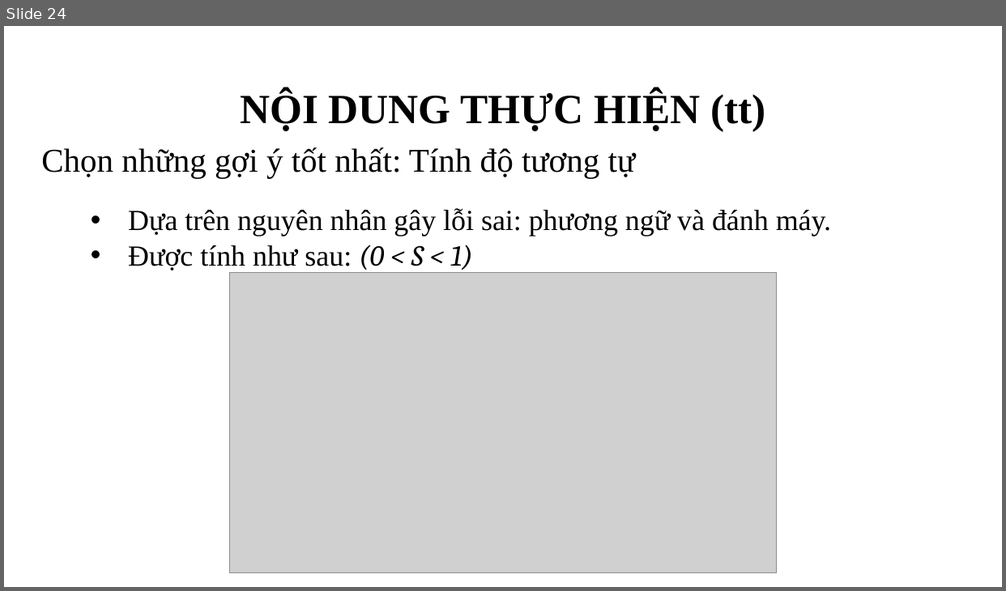
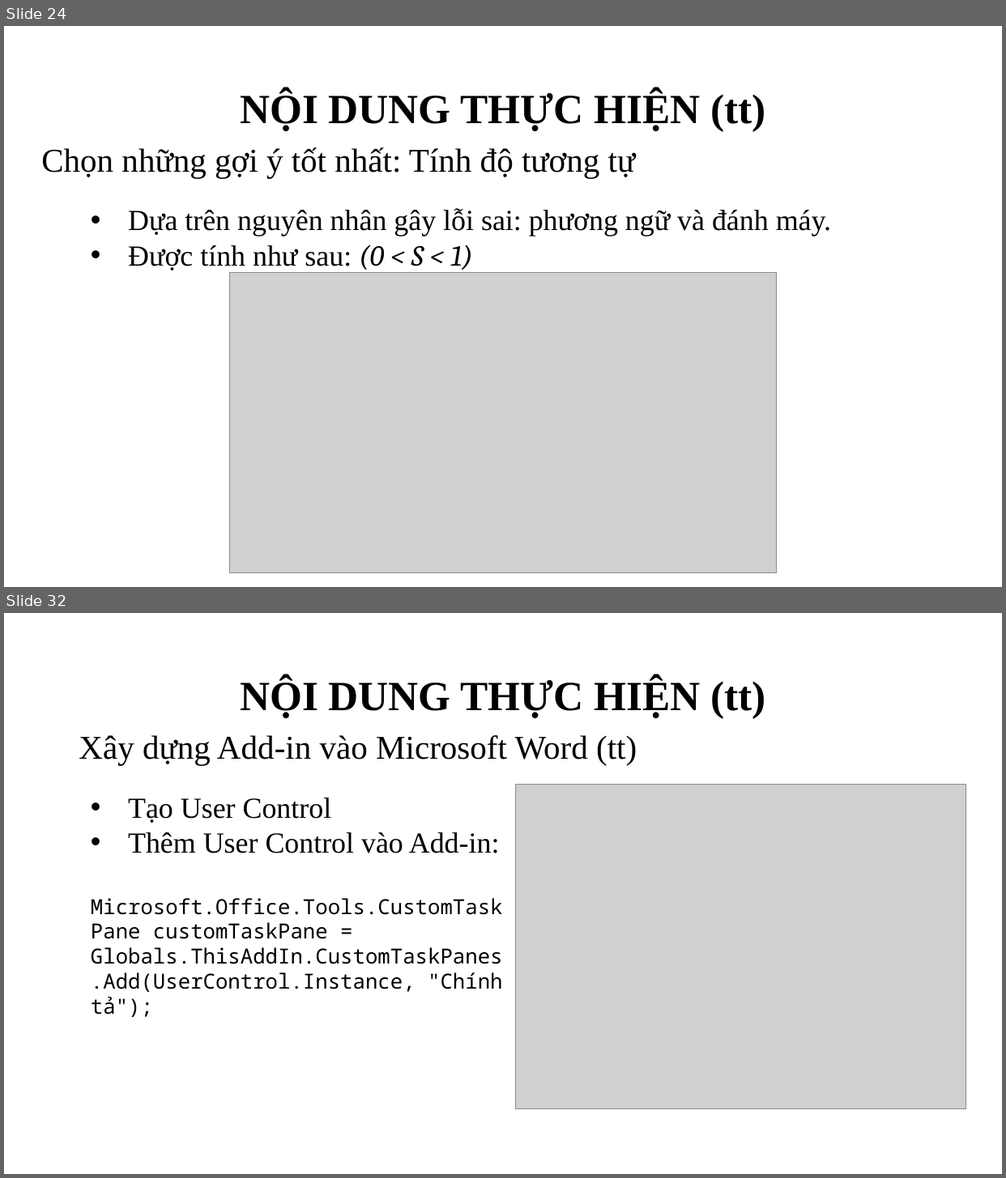
Before and after one commit to thanle95/Thesis_VietnameseCheckingSpelling, a slide deck: present.pptx. Shown one above the other, each under a label of ours: slide 24 before the commit, slides 24 and 32 after it; the slides between them are not shown. The pictures are 1006x591 and 1006x1178 pixels, drawn with LibreOffice and Linux fonts; fonts in the diff are those of the drawing; grey boxes stand for pictures; background and template pictures are left out. Boxes give left, top, right and bottom in pixels: in the first picture for what was removed or moved away, otherwise in the second. Text is boxed around its words. In the diff, an @@ line names an element or a change of style, - is before the commit and + after.

```diff
--- a/present.pptx
+++ b/present.pptx
@@ slide 32 added at (4,613,1002,1174), background picture (left out) @@
@@ title added at (240,678,765,719), 40 pt, text #000000, bold @@
+NỘI DUNG THỰC HIỆN (tt)
@@ text added at (79,735,637,765), 32 pt, text #000000 @@
+  Xây dựng Add-in vào Microsoft Word (tt)
@@ text added at (91,798,503,992), 20 pt, text #000000 @@
+• Tạo User Control
+• Thêm User Control vào Add-in:
+Microsoft.Office.Tools.CustomTaskPane customTaskPane = Globals.ThisAddIn.CustomTaskPanes.Add(UserControl.Instance, "Chính tả");
@@ picture added at (515,785,965,1110) @@
```
Also in this commit, not shown: 10 slides changed, 13 other slides added, 1 slide removed, 2 other files.
